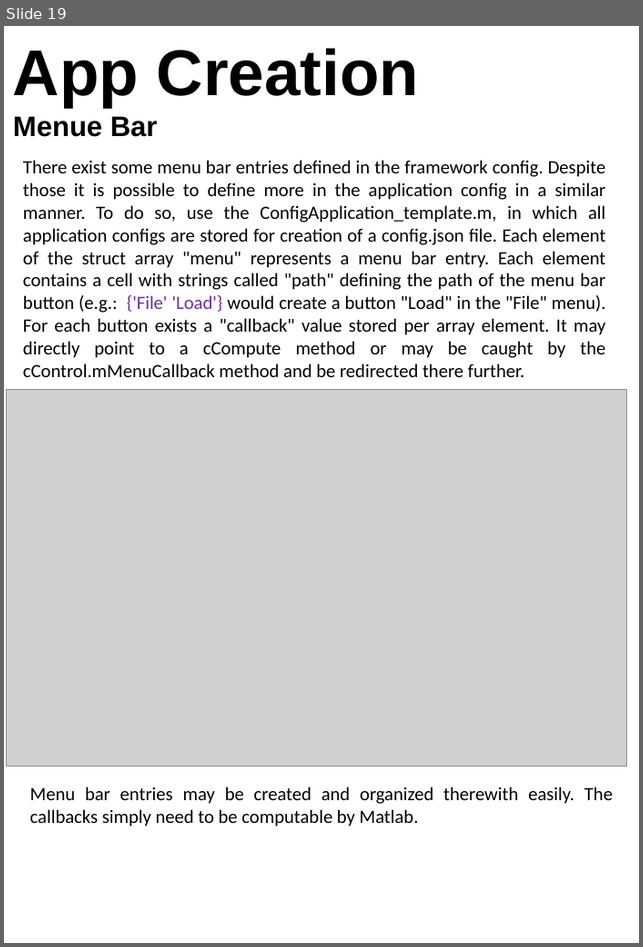
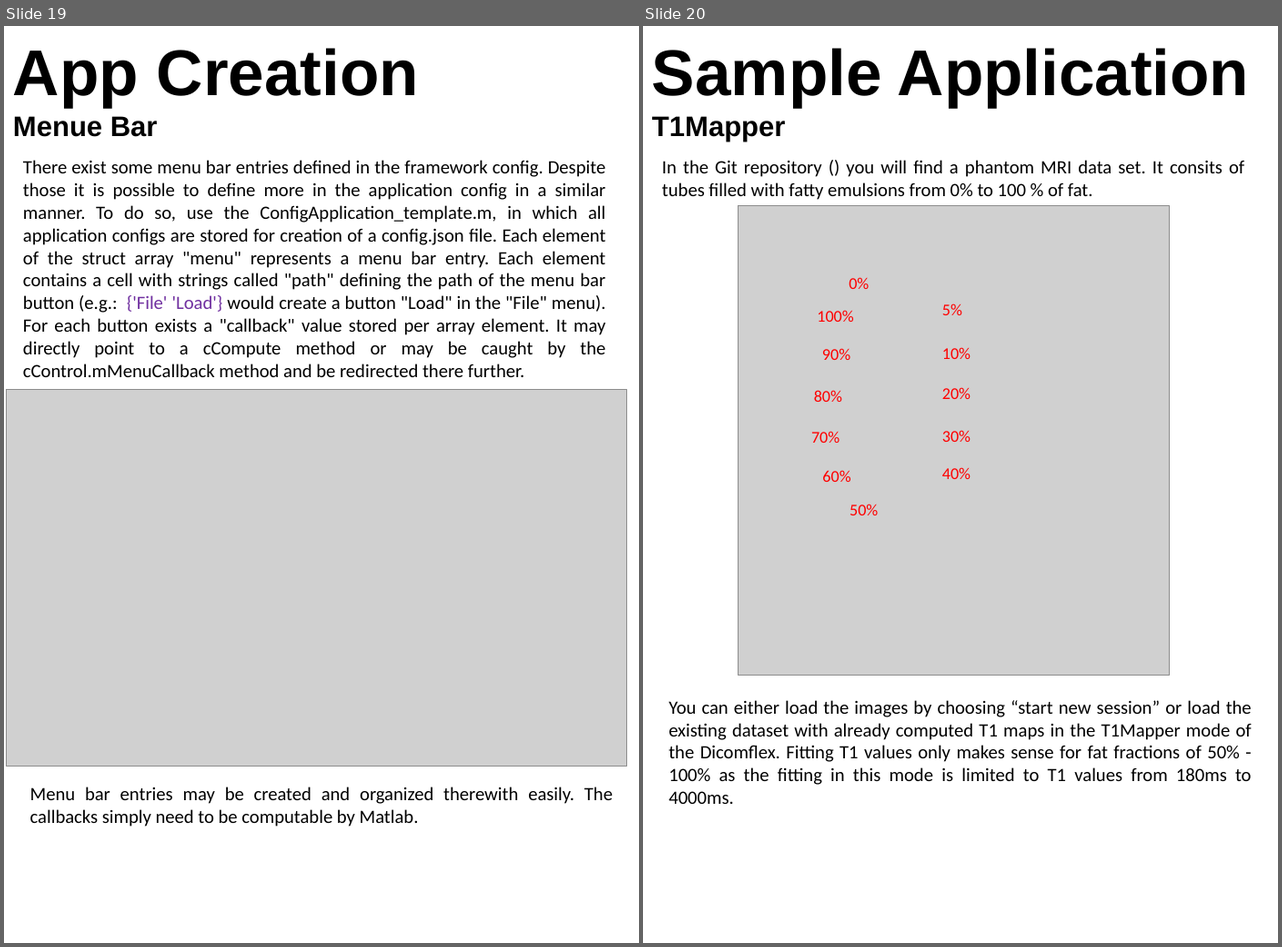
Before and after one commit to Stangeroll/Dicomflex2, a slide deck: Documentation/Dokumentation.pptx. Shown side by side, each under a label of ours: slide 19 before the commit, slides 19 and 20 after it. The pictures are 643x947 and 1282x947 pixels, drawn with LibreOffice and Linux fonts; fonts in the diff are those of the drawing; grey boxes stand for pictures. Boxes give left, top, right and bottom in pixels: in the first picture for what was removed or moved away, otherwise in the second. Text is boxed around its words. In the diff, an @@ line names an element or a change of style, - is before the commit and + after.

```diff
--- a/Documentation/Dokumentation.pptx
+++ b/Documentation/Dokumentation.pptx
@@ slide 20 added at box(643, 26, 1278, 943), background #FFFFFF @@
@@ title added at box(652, 48, 1250, 142), 55 pt, text #000000, bold @@
+Sample Application
+T1Mapper
@@ text added at box(662, 160, 1245, 200), 16 pt, text #000000 @@
+In the Git repository () you will find a phantom MRI data set. It consits of tubes filled with fatty emulsions from 0% to 100 % of fat.
@@ picture added at box(738, 205, 1170, 676) @@
@@ text added at box(849, 277, 869, 289), 14 pt, text #FF0000 @@
+0%
@@ text added at box(817, 310, 853, 322), 14 pt, text #FF0000 @@
+100%
@@ text added at box(942, 304, 962, 315), 14 pt, text #FF0000 @@
+5%
@@ text added at box(822, 348, 850, 360), 14 pt, text #FF0000 @@
+90%
@@ text added at box(942, 347, 971, 359), 14 pt, text #FF0000 @@
+10%
@@ text added at box(814, 390, 842, 402), 14 pt, text #FF0000 @@
+80%
@@ text added at box(942, 387, 971, 399), 14 pt, text #FF0000 @@
+20%
@@ text added at box(811, 431, 840, 443), 14 pt, text #FF0000 @@
+70%
@@ text added at box(942, 430, 971, 442), 14 pt, text #FF0000 @@
+30%
@@ text added at box(822, 470, 850, 482), 14 pt, text #FF0000 @@
+60%
@@ text added at box(942, 467, 971, 479), 14 pt, text #FF0000 @@
+40%
@@ text added at box(850, 504, 878, 516), 14 pt, text #FF0000 @@
+50%
@@ text added at box(668, 700, 1252, 804), 16 pt, text #000000 @@
+You can either load the images by choosing “start new session” or load the existing dataset with already computed T1 maps in the T1Mapper mode of the Dicomflex. Fitting T1 values only makes sense for fat fractions of 50% - 100% as the fitting in this mode is limited to T1 values from 180ms to 4000ms.
```
Also in this commit, not shown: 2 slides changed, 11 other files.
